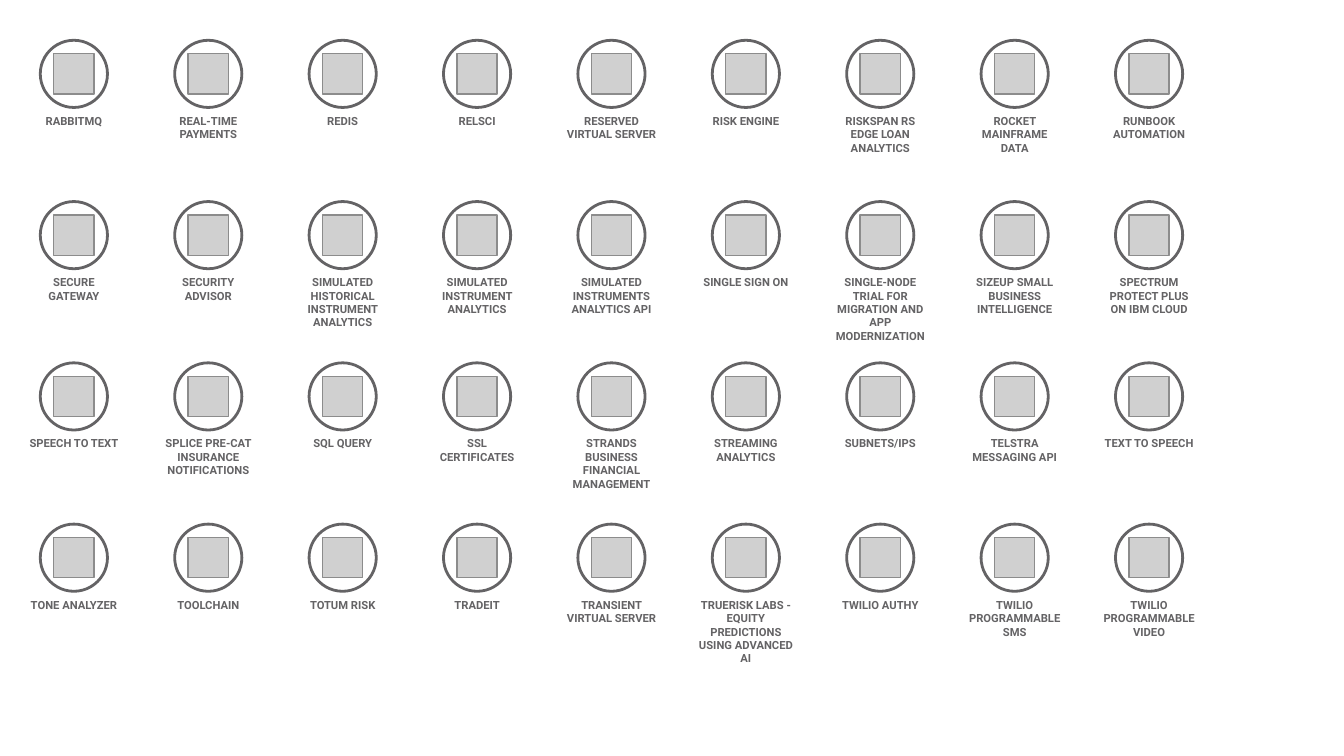
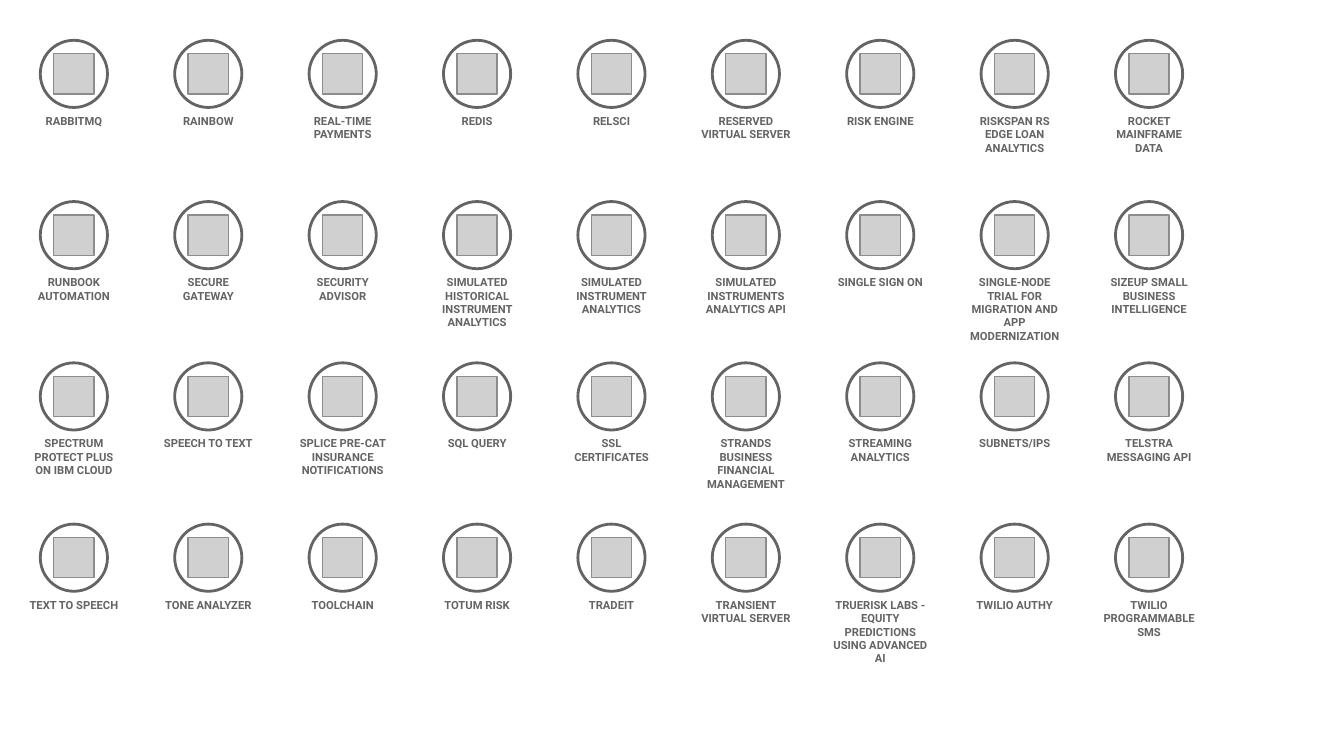
Before and after one commit to l2fprod/myarchitecture, a slide deck: slide 8 of mycatalog-architecture-diagram-template.pptx. Drawn at 1344x756 pixels with LibreOffice and Linux fonts; fonts in the diff are those of the drawing; grey boxes stand for pictures. Boxes give left, top, right and bottom in pixels: in the first picture for what was removed or moved away, otherwise in the second. Text is boxed around its words. In the diff, an @@ line names an element or a change of style, - is before the commit and + after.

```diff
--- a/mycatalog-architecture-diagram-template.pptx
+++ b/mycatalog-architecture-diagram-template.pptx
@@ text added at [183,117,234,125], 6 pt, text #646365, bold @@
+RAINBOW
@@ text removed at [308,278,378,326] @@
-SIMULATED HISTORICAL INSTRUMENT ANALYTICS
@@ text at [442,278,512,326]: text changed @@
-SIMULATED INSTRUMENT ANALYTICS
+SIMULATED HISTORICAL INSTRUMENT ANALYTICS
@@ text at [576,278,646,313]: text changed @@
-SIMULATED INSTRUMENTS ANALYTICS API
+SIMULATED INSTRUMENT ANALYTICS
@@ text added at [706,278,786,313], 6 pt, text #646365, bold @@
+SIMULATED INSTRUMENTS ANALYTICS API
@@ 3 texts: place and size @@
-3 texts at [1105,117,1193,447]
+3 texts at [30,278,118,609]
@@ 26 texts: place and size @@
-26 texts at [30,117,1057,662]
+26 texts at [164,117,1191,662]
@@ text removed at [842,601,918,609] @@
-TWILIO AUTHY
@@ text at [976,601,1052,609]: text changed @@
-TWILIO PROGRAMMABLE SMS
+TWILIO AUTHY
@@ text at [1104,601,1195,636]: text changed @@
-TWILIO PROGRAMMABLE VIDEO
+TWILIO PROGRAMMABLE SMS
```
Also in this commit, not shown: 13 other slides changed, 1 slide added, 1 slide removed.
